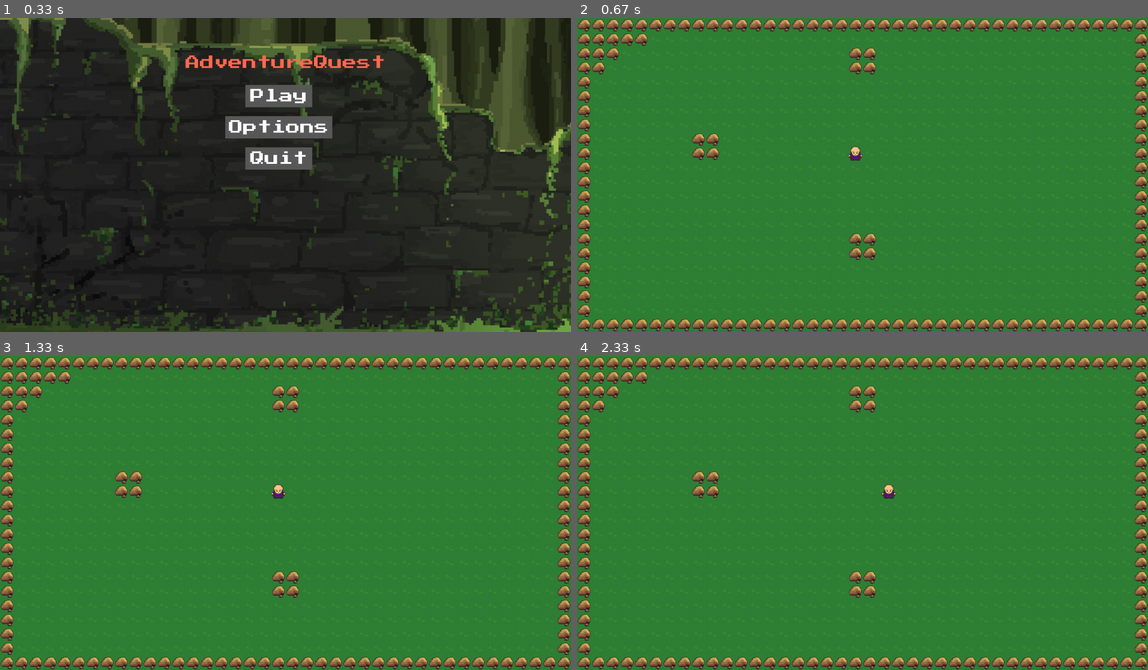
Above: before the commit, frames 1-4 (two rows, left to right).
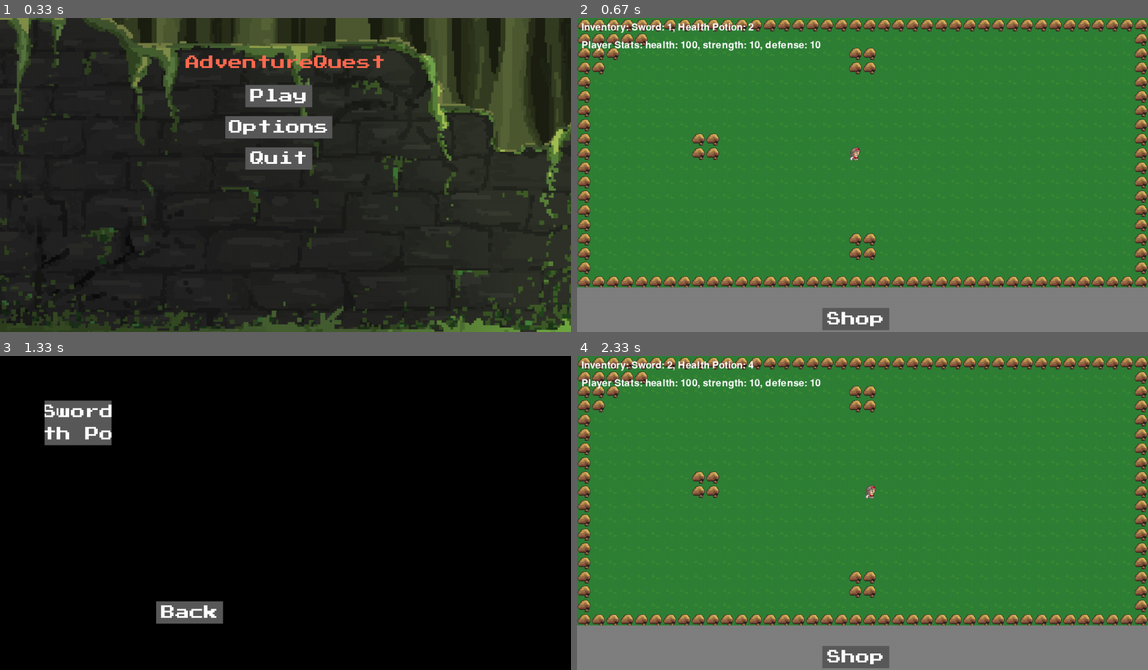
Above: after the commit, the same moments.

Repository: Syadaisu/PyGameProject
Game: pygame game, started from main.py
Two runs of this game, one before a commit and one after it. Both use one fixed random seed, a clock stepped at 60 frames per second and the inputs below.
Inputs (mouse positions are in pixels of both pictures, inside the frame that each line leads up to):
- Up to frame 1 (0.33 s): no input
- Up to frame 2 (0.67 s): press the mouse at (856, 96) at 0.37 s; move the mouse to (885, 96) at 0.47 s; release the mouse at (913, 99) at 0.6 s
- Up to frame 3 (1.33 s): press the mouse at (279, 657) at 0.7 s; move the mouse to (302, 572) at 0.8 s; release the mouse at (325, 487) at 0.93 s; press the mouse at (79, 434) at 1.03 s; move the mouse to (85, 434) at 1.13 s; release the mouse at (91, 437) at 1.27 s
- Up to frame 4 (2.33 s): press the mouse at (656, 412) at 1.37 s; move the mouse to (748, 434) at 1.47 s; release the mouse at (845, 459) at 1.6 s; press the mouse at (765, 613) at 1.7 s; move the mouse to (828, 516) at 1.8 s; release the mouse at (891, 418) at 1.93 s; hold D from 2.07 s (still down)

Frame 1 is identical in both runs. In frame 2, 18% of the frame differs, in the area x 0-100%, y 1-100%; in frame 3, 100%, in the area x 0-100%, y 0-100%; in frame 4, 18%.

Commit message:
A bit of an update

Diff:
--- a/config.py
+++ b/config.py
@@ -30,8 +30,8 @@
     'B..................BB..................B',
     'B..................BB..................B',
     'B......................................B',
-    'B......................................B',
-    'B......................................B',
-    'B......................................B',
+    'BBBBBBBBBBBBBBBBBBBBBBBBBBBBBBBBBBBBBBBB',
+    'BBBBBBBBBBBBBBBBBBBBBBBBBBBBBBBBBBBBBBBB',
+    'BBBBBBBBBBBBBBBBBBBBBBBBBBBBBBBBBBBBBBBB',
     'BBBBBBBBBBBBBBBBBBBBBBBBBBBBBBBBBBBBBBBB'
 ]
--- /dev/null
+++ b/inventory.py
@@ -0,0 +1,20 @@
+class Inventory:
+    def __init__(self):
+        self.items = {}
+
+    def add_item(self, item, quantity=1):
+        if item in self.items:
+            self.items[item] += quantity
+        else:
+            self.items[item] = quantity
+
+    def remove_item(self, item, quantity=1):
+        if item in self.items:
+            self.items[item] -= quantity
+            if self.items[item] <= 0:
+                del self.items[item]
+        else:
+            print("Item not in inventory")
+
+    def get_inventory(self):
+        return self.items
--- a/main.py
+++ b/main.py
@@ -2,6 +2,9 @@
 from sprites import *
 from config import *
 import sys
+import time
+from inventory import *
+from shop import *
 
 
 class Game:
@@ -10,13 +13,18 @@
         self.screen = pygame.display.set_mode((WIDTH, HEIGHT))
         pygame.display.set_caption("Game")
         self.clock = pygame.time.Clock()
+        self.shop_button = Button(550,650, 150, 50, "white", "#5A5A5A", "Shop", 32)
         self.running = True
         self.intro = True
         self.options=False
+        self.inventory = Inventory()
+        self.inventory.add_item("Sword")
+        self.inventory.add_item("Health Potion", 2)
         self.font = pygame.font.Font("assets/font.ttf", 32)
-        self.character_spritesheet = Spritesheet("assets/character.png")
+        self.character_spritesheet = Spritesheet("assets/Check4.png")
         self.terrain_spritesheet = Spritesheet("assets/terrain.png")
         self.intro_background = pygame.transform.scale(pygame.image.load("assets/background.png"), (WIDTH, HEIGHT))
+        self.player = None
 
     def createTilemap(self):
         for i,row in enumerate(tilemap):
@@ -25,7 +33,7 @@
                 if column == 'B':
                     Block(self, j, i)
                 if column == 'P':
-                    Player(self, j, i)
+                    self.player=Player(self, j, i)
 
     def new(self):
         self.playing = True
@@ -44,9 +52,18 @@
                 self.running = False
 
     def draw(self):
+        font = pygame.font.Font(None, 32)  # Create a font object
         self.screen.fill("black")
         self.all_sprites.draw(self.screen)
+        pygame.draw.rect(self.screen, (128, 128, 128), pygame.Rect(0, self.screen.get_height() - 100, self.screen.get_width(), 100))  # Draw a grey rectangle at the bottom
+        self.screen.blit(self.shop_button.image, self.shop_button.rect)
         self.clock.tick(FPS)
+        inventory_text = "Inventory: " + ", ".join(f"{item}: {quantity}" for item, quantity in self.inventory.get_inventory().items())
+        text_surface = font.render(inventory_text, True, (255, 255, 255))  # Create a surface with the inventory text
+        player_stats_text = "Player Stats: " + ", ".join(f"{stat}: {value}" for stat, value in vars(self.player.stats).items())
+        player_stats_surface = font.render(player_stats_text, True, (255, 255, 255))  # Create a surface with the player stats text
+        self.screen.blit(player_stats_surface, (10, 50))  # Draw the player stats text on the screen
+        self.screen.blit(text_surface, (10, 10))  # Draw the inventory text on the screen
         pygame.display.update()
 
     def intro_screen(self):
@@ -118,13 +135,56 @@
         pass
 
     def main_menu(self):
+
         while self.playing:
+            mouse_pos = pygame.mouse.get_pos()
+            mouse_pressed = pygame.mouse.get_pressed()
+
+            if self.shop_button.is_pressed(mouse_pos, mouse_pressed):
+                self.shop_menu()
             self.events()
             self.draw()
             self.update()
-        self.running = False
-
-
+            self.screen.fill("black")
+            self.all_sprites.draw(self.screen)
+
+            self.clock.tick(FPS)
+        self.running=False
+
+    def shop_menu(self):
+        shop = Shop()
+        back_button = Button(350, 550, 150, 50, "white", "#5A5A5A", "Back", 32)
+        sword_button = ShopButton(100, 100, 150, 50, "white", "#5A5A5A", "Sword", 32)
+        health_potion_button = ShopButton(100, 150, 150, 50, "white", "#5A5A5A", "Health Potion", 32)
+
+        shop_running = True
+        while shop_running:
+            mouse_pos = pygame.mouse.get_pos()
+            mouse_pressed = pygame.mouse.get_pressed()
+
+            for event in pygame.event.get():
+                if event.type == pygame.QUIT:
+                    shop_running = False
+                    self.running = False
+
+            if back_button.is_pressed(mouse_pos, mouse_pressed):
+                shop_running = False
+
+            if sword_button.is_pressed(mouse_pos, mouse_pressed, self.inventory, shop):
+                print("Bought a sword")
+                time.sleep(0.2)
+
+            if health_potion_button.is_pressed(mouse_pos, mouse_pressed, self.inventory, shop):
+                print("Bought a health potion")
+                time.sleep(0.2)
+
+            self.screen.fill("black")
+            self.screen.blit(back_button.image, back_button.rect)
+            self.screen.blit(sword_button.image, sword_button.rect)
+            self.screen.blit(health_potion_button.image, health_potion_button.rect)
+
+            self.clock.tick(FPS)
+            pygame.display.update()
 
 
 g = Game()
@@ -133,8 +193,12 @@
     if g.options:
         g.options_screen()
 g.new()
+inventory = Inventory()
+
 while g.running:
     g.main_menu()
+    mouse_pos = pygame.mouse.get_pos()
+    mouse_pressed = pygame.mouse.get_pressed()
     g.game_over()
 
 pygame.quit()
--- /dev/null
+++ b/playerstats.py
@@ -0,0 +1,19 @@
+class PlayerStats:
+    def __init__(self, health=100, strength=10, defense=10):
+        self.health = health
+        self.strength = strength
+        self.defense = defense
+
+    def increase_stat(self, stat, amount):
+        if hasattr(self, stat):
+            setattr(self, stat, getattr(self, stat) + amount)
+
+    def decrease_stat(self, stat, amount):
+        if hasattr(self, stat):
+            setattr(self, stat, getattr(self, stat) - amount)
+
+    def get_stat(self, stat):
+        if hasattr(self, stat):
+            return getattr(self, stat)
+        else:
+            return None
--- /dev/null
+++ b/shop.py
@@ -0,0 +1,25 @@
+from sprites import Button
+
+class Shop:
+    def __init__(self):
+        self.items = {"Sword": 10, "Health Potion": 5}  # Items for sale and their prices
+
+    def buy_item(self, item, inventory):
+        if item in self.items:
+            inventory.add_item(item)
+            return True
+        else:
+            return False
+
+class ShopButton(Button):
+    def __init__(self, x, y, width, height, fg, bg, content, fontsize):
+        super().__init__(x, y, width, height, fg, bg, content, fontsize)
+
+    def is_pressed(self, mouse_pos, mouse_pressed, inventory=None, shop=None):
+        if self.rect.collidepoint(mouse_pos):
+            if mouse_pressed[0]:
+                if inventory and shop:
+                    return shop.buy_item(self.content, inventory)
+                else:
+                    return True
+        return False
--- a/sprites.py
+++ b/sprites.py
@@ -2,6 +2,7 @@
 from config import *
 import math
 import random
+from playerstats import PlayerStats
 
 class Spritesheet:
     def __init__(self, filename):
@@ -30,8 +31,9 @@
 
         self.facing = "down"
 
-        self.image = self.game.character_spritesheet.getSprite(3, 2, self.width, self.height)
+        self.image = self.game.character_spritesheet.getSprite(0, 64, self.width, self.height)
 
+        self.stats = PlayerStats()  # Add this line to create a PlayerStats object for the player
 
         self.rect = self.image.get_rect()
         self.rect.x = x * TILESIZE
Binary file added: Assets/Check2.png
Binary file added: Assets/Check4.png
Binary file added: Assets/knight_test.png
